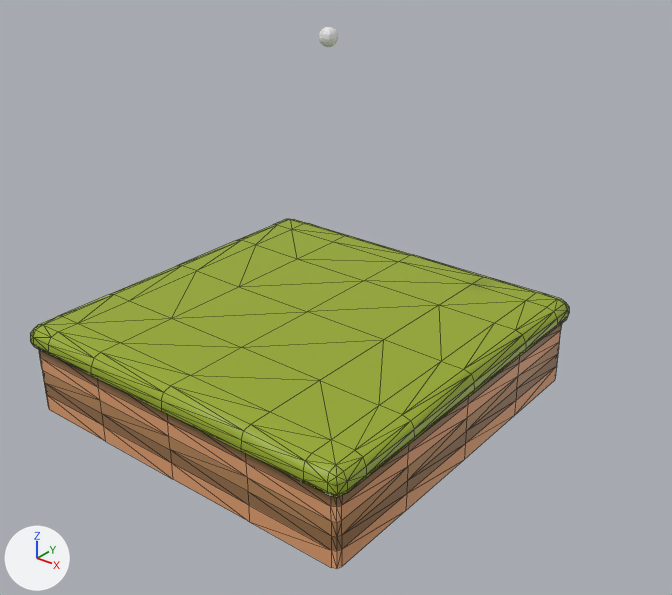
The glTF model public/assets/level1.glb: old version first, new version second.
Rendered twice from a 50 mm camera at (3.34, -4.11, 2.96) aimed at (-0.26, 0.4, 0.16). Lighting does not change. The marker at lower left points along +X, +Y and +Z. Mesh edges are drawn as thin lines on the coarser meshes. Where no turn or scale is listed for an object, it has been applied to the vertices.

Objects in the first picture: 'Cube_Grass_Corner_Tall.002'.
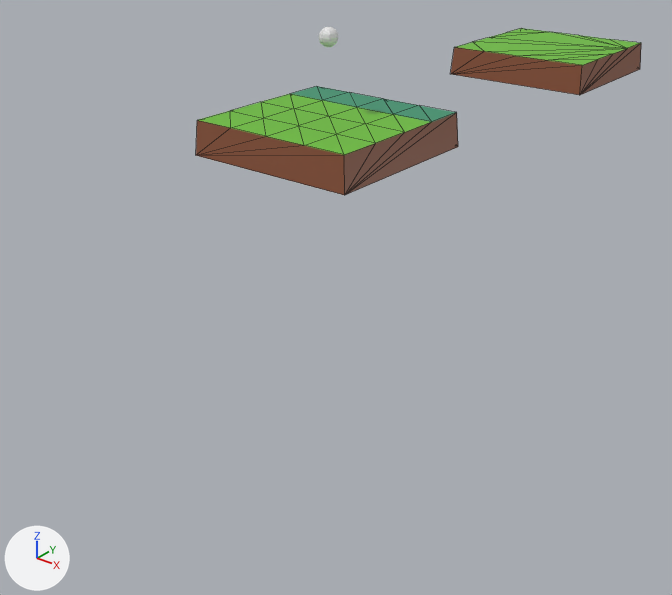
The newer file is also rescaled (x1.83), turned or shifted as a whole; pictures and numbers use the older file's frame.

Location of each change, [x1, y1, x2, y2] in pixels of the pictures (672 x 595 px):
'Cube_Grass_Corner_Tall.002', deleted
    before: [30, 219, 569, 569]
'basic-moveable', added
    after: [196, 86, 458, 195]
'basic-fixed', added
    after: [451, 28, 641, 95]

Edits to the bpy script that builds the scene:
```text
Add img_color_pallette:
    img_color_pallette = load_image('color-pallette', '_unpacked/color-pallette', 4, 4, 'sRGB')
Add mat_material_005:
    mat_material_005 = principled_material('Material.005')
    mat_material_005.texture = img_color_pallette
Add mat_material_004:
    mat_material_004 = principled_material('Material.004')
    mat_material_004.texture = img_color_pallette
Add me_cube_005:
    me_cube_005.from_pydata(...)  # 20 vertices, 36 faces; spans x -0.546..0.546, y -0.546..0.546, z -0.109..0.098
    me_cube_005.materials.append(mat_material_005)  # picture img_color_pallette
Add me_cube_004:
    me_cube_004.from_pydata(...)  # 29 vertices, 54 faces; spans x -0.546..0.546, y -0.546..0.546, z -0.109..0.098
    me_cube_004.materials.append(mat_material_004)  # picture img_color_pallette
Remove ob_cube_grass_corner_tall_002:
    ob_cube_grass_corner_tall_002 = bpy.data.objects.new('Cube_Grass_Corner_Tall.002', me_cube_007)
    ob_cube_grass_corner_tall_002.location = (-1.0, -1.0, 0.0)
Add ob_basic_fixed:
    ob_basic_fixed = bpy.data.objects.new('basic-fixed', me_cube_005)
    ob_basic_fixed.location = (0.0, 2.732, 1.454)
Add ob_basic_moveable:
    ob_basic_moveable = bpy.data.objects.new('basic-moveable', me_cube_004)
    ob_basic_moveable.location = (0.0, 0.0, 1.454)
```
